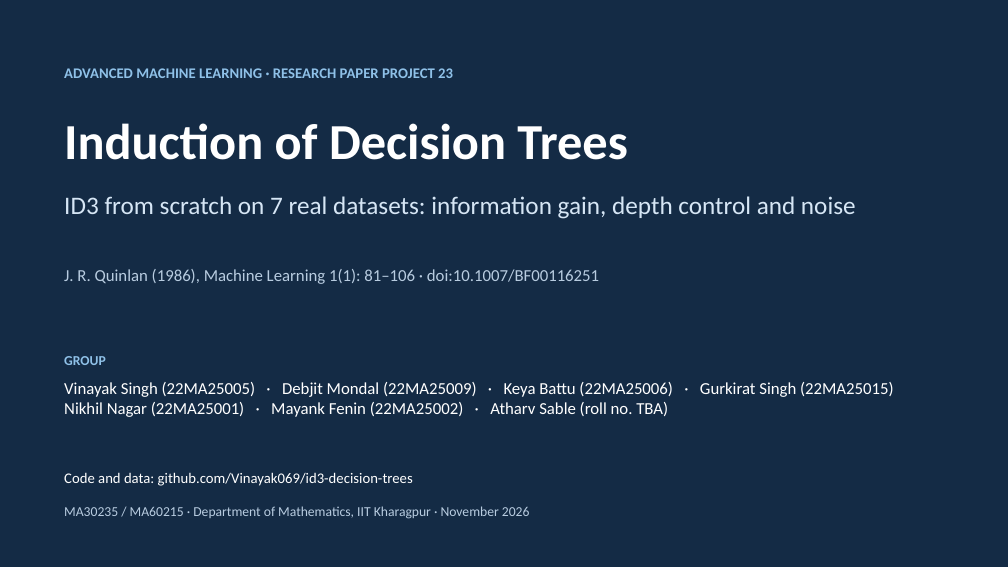
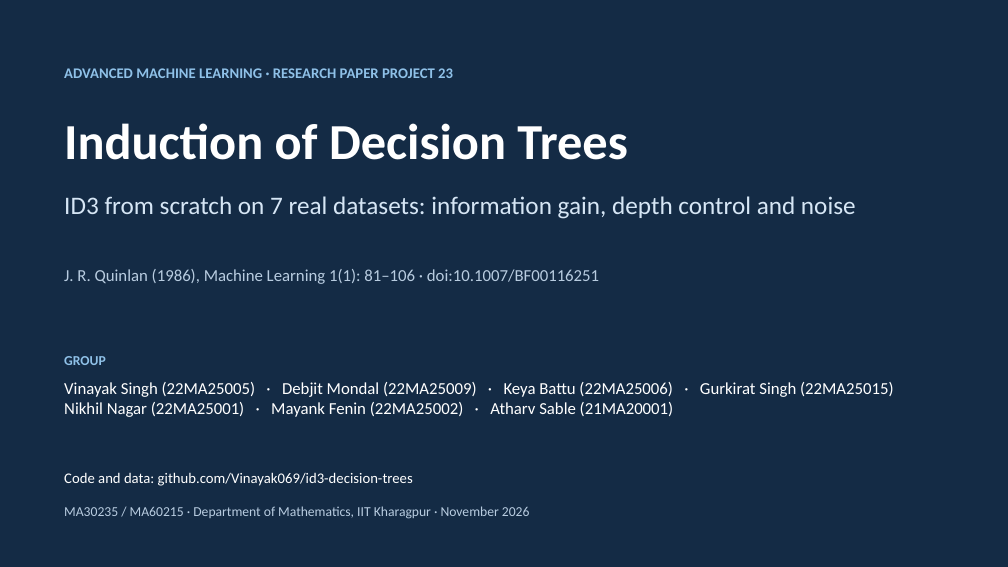
Before and after one commit to Vinayak069/id3-decision-trees, a slide deck: slide 1 of ID3_Slides.pptx. Drawn at 1008x567 pixels with LibreOffice and Linux fonts; fonts in the diff are those of the drawing. Boxes give left, top, right and bottom in pixels: in the first picture for what was removed or moved away, otherwise in the second. Text is boxed around its words. In the diff, an @@ line names an element or a change of style, - is before the commit and + after.

Commit message:
Add Atharv Sable's roll number

```diff
--- a/ID3_Slides.pptx
+++ b/ID3_Slides.pptx
@@ text at (64, 402, 674, 417): text changed @@
-Nikhil Nagar (22MA25001) · Mayank Fenin (22MA25002) · Atharv Sable (roll no. TBA)
+Nikhil Nagar (22MA25001) · Mayank Fenin (22MA25002) · Atharv Sable (21MA20001)
```
Also in this commit, not shown: 4 other files.
